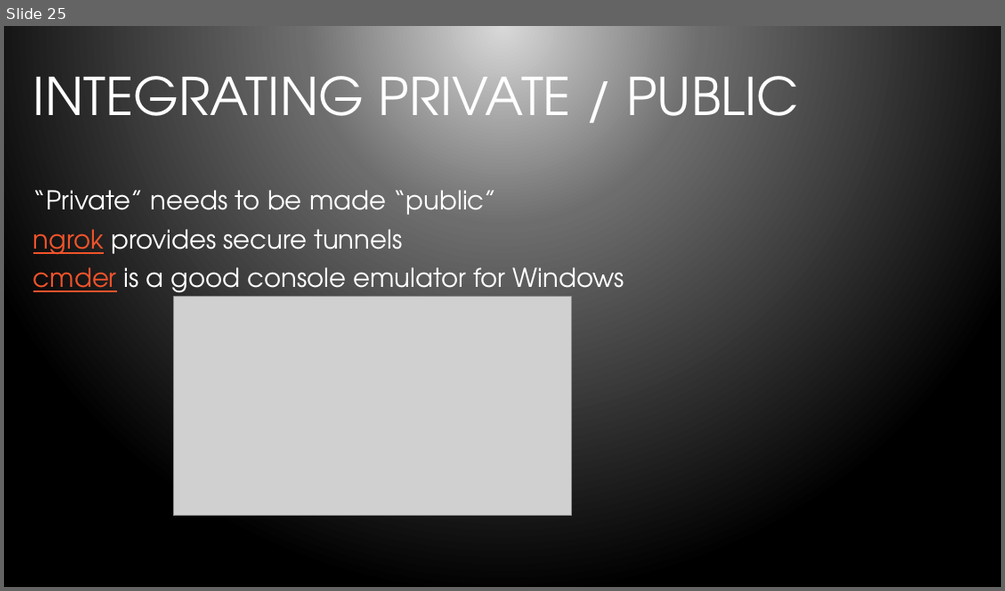
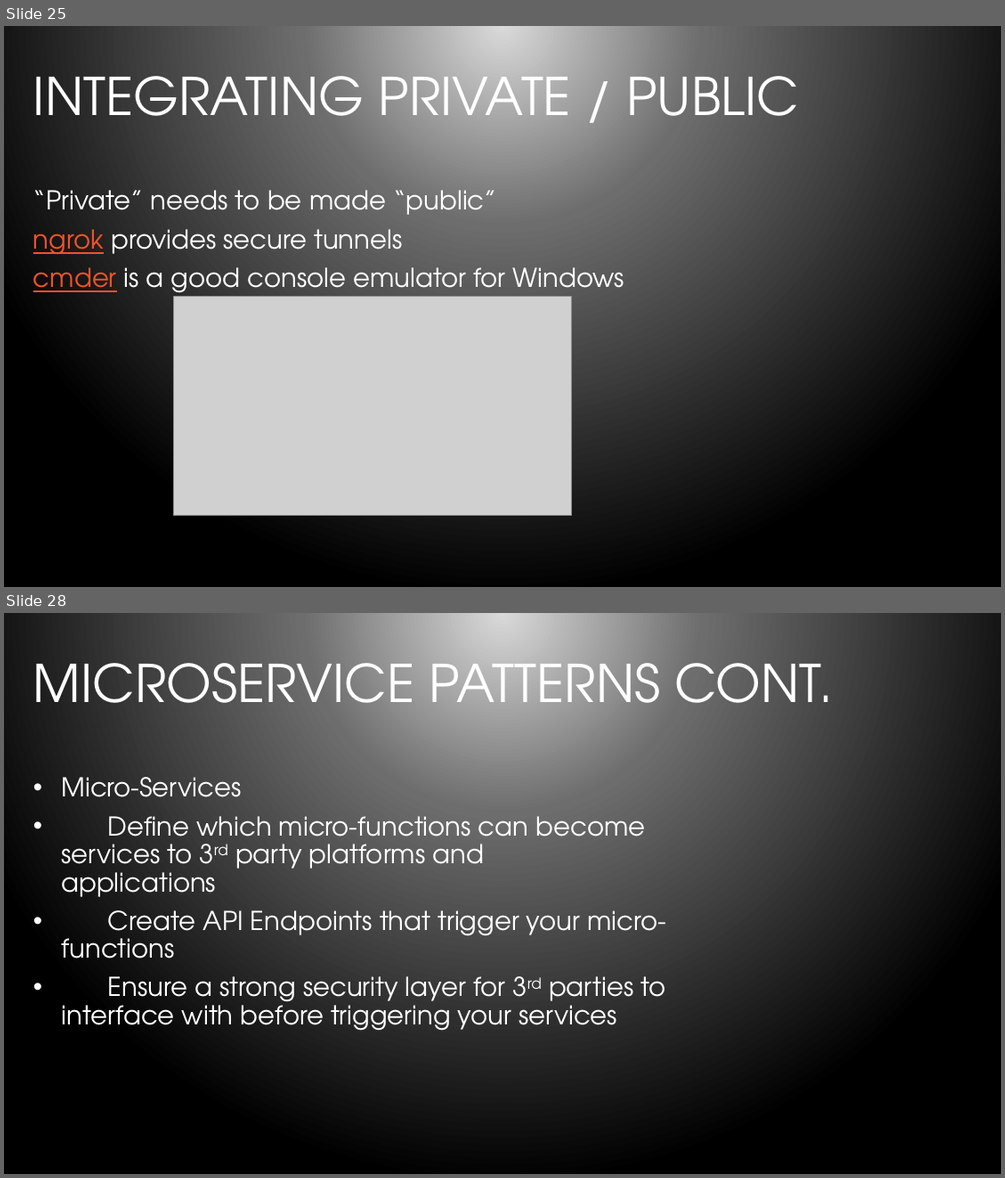
Before and after one commit to bleedingcode/domino-js-masterclass, a slide deck: presentation/8598 Domino and JS.pptx. Shown one above the other, each under a label of ours: slide 25 before the commit, slides 25 and 28 after it; the slides between them are not shown. The pictures are 1005x591 and 1005x1178 pixels, drawn with LibreOffice and Linux fonts; fonts in the diff are those of the drawing; grey boxes stand for pictures; background and template pictures are left out. Boxes give left, top, right and bottom in pixels: in the first picture for what was removed or moved away, otherwise in the second. Text is boxed around its words. In the diff, an @@ line names an element or a change of style, - is before the commit and + after.

```diff
--- a/presentation/8598 Domino and JS.pptx
+++ b/presentation/8598 Domino and JS.pptx
@@ slide 28 added at box(4, 613, 1001, 1174), background gradient #D9D9D9 to #6D6D6D to #000000 @@
@@ title added at box(33, 649, 834, 726), 50 pt, text #FFFFFF @@
+MICROSERVICE PATTERNS CONT.
@@ text added at box(61, 777, 666, 1030), 25 pt, text #FFFFFF @@
+• Micro-Services
+• Define which micro-functions can become services to 3rd party platforms and applications
+• Create API Endpoints that trigger your micro- functions
+• Ensure a strong security layer for 3rd parties to interface with before triggering your services
```
Also in this commit, not shown: 3 slides changed, 7 other slides added.
